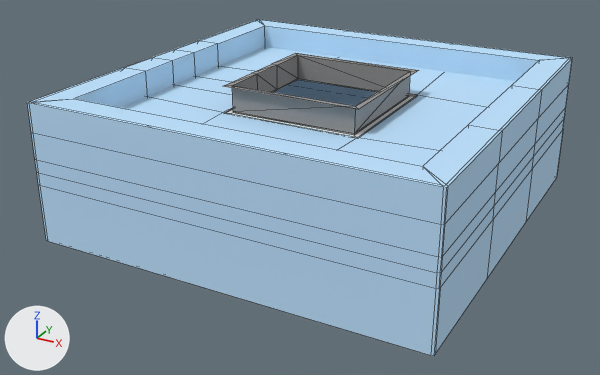
Renders of the OBJ model Site-13-V2/Assets/SCPAssets/Models/Constructions/Site-13/Thresher-ST-Anchor-Room/Thresher-ST-Anchor-Room.obj from each side of a commit.
Both versions are drawn from a 50 mm lens placed at (15.0, -27.2, 14.2), pointed at (0.5, -0.9, 1.0). Every picture has the same lights, and +X, +Y and +Z are marked at lower left. Mesh edges are drawn as thin lines. Where no turn or scale is listed for an object, it has been applied to the vertices.

Objects in the first picture: 'Thresher-ST-Anchor-Room'.
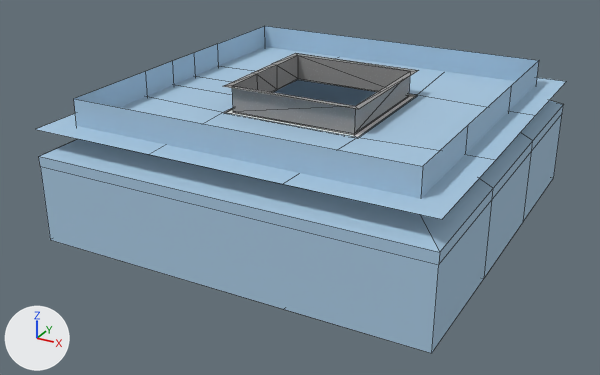
What differs and where, as boxes (x1, y1, x2, y2) in the pictures (600 x 375 px):
```json
{"object": "Thresher-ST-Anchor-Room", "change": "recoloured, reshaped", "before": [27, 19, 573, 356], "after": [35, 26, 567, 353]}
{"part": 1, "of": "me_thresher_st_anchor_room", "change": "deleted", "before": [27, 19, 573, 356], "on screen": "blue"}
{"part": 2, "of": "me_thresher_st_anchor_room", "change": "surface changed", "before": [74, 26, 539, 166], "after": [35, 26, 567, 353]}
```

Scene script edits in JSON lines:
```json
{"op": "set", "path": "mat_containmentzone_generic1.base_color", "old": "(0.513, 0.766, 1.0)", "new": "(0.394, 0.58, 0.755)", "note": "blue #bee3ff -> blue #a8c8e1"}
{"block": "me_thresher_st_anchor_room", "where": "# used by ob_thresher_st_anchor_room; location = (0.0, 0.0, 0.0)"}
{"op": "remove", "block": "me_thresher_st_anchor_room", "code": "me_thresher_st_anchor_room.from_pydata(...)  # 266 vertices, 288 faces; spans x -6.6..8.6, y -7.6..7.6, z -1.0..5.4"}
{"op": "add", "block": "me_thresher_st_anchor_room", "code": "me_thresher_st_anchor_room.from_pydata(...)  # 154 vertices, 171 faces; spans x -6.6..8.5, y -7.5..7.5, z -1.0..5.4"}
{"block": "me_thresher_st_anchor_room", "change": "me_thresher_st_anchor_room part 1"}
{"block": "me_thresher_st_anchor_room", "change": "112 vertices are removed from x -6.6..8.6, y -7.6..7.6, z 0.0..5.4"}
{"block": "me_thresher_st_anchor_room", "change": "117 faces are deleted"}
{"block": "me_thresher_st_anchor_room", "change": "me_thresher_st_anchor_room part 2: 144 kept faces spanning x -6.6..8.5, y -7.5..7.5, z -1.0..5.4 get new texture (UV) coordinates"}
```
